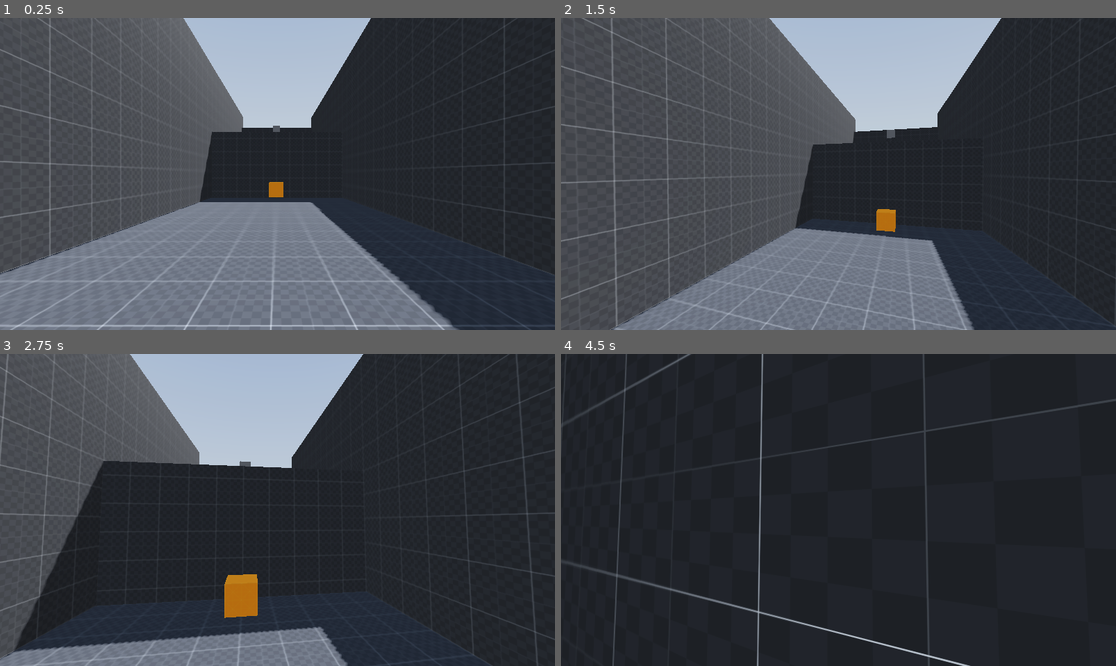
Above: before the commit, frames 1-4 (two rows, left to right).
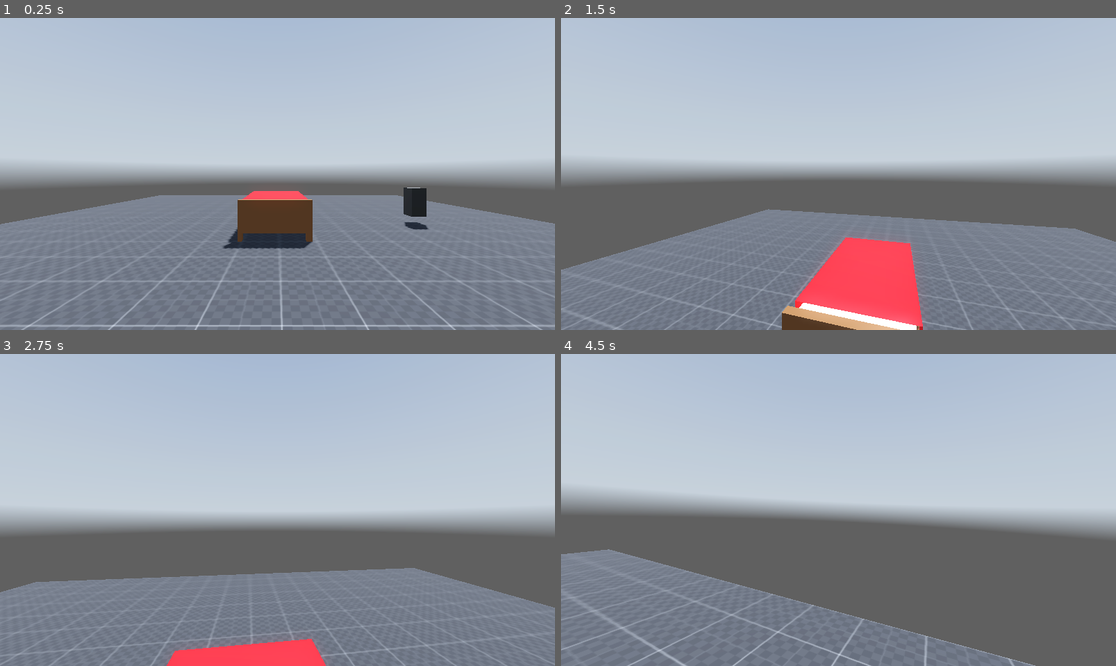
Above: after the commit, the same moments.

Repository: binary-soup/GMTK_2024
Game: Godot game, scene res://main.tscn
Same seed, same stepped clock (60 frames per second), same inputs: the game is played once before the commit and once after it. A sky picture missing from this copy of the repository is replaced by a grey-blue gradient.
Inputs (mouse positions are in pixels of both pictures, inside the frame that each line leads up to):
- Up to frame 1 (0.25 s): no input
- Up to frame 2 (1.5 s): move the mouse to (866, 174) at 0.52 s; hold Ctrl (crouch) 0.53-1.28 s; hold W (forward) from 0.53 s (still down); tap Space (jump) at 0.77, 1.07 s; tap E (grab) at 0.8, 1.35 s; move the mouse to (810, 174) at 1.27 s
- Up to frame 3 (2.75 s): keep holding W (forward); tap Space (jump) at 1.52, 1.55, 1.82, 2.1 s; move the mouse to (288, 503) at 2.02 s; hold Ctrl (crouch) from 2.03 s (still down)
- Up to frame 4 (4.5 s): keep holding W (forward); move the mouse to (832, 516) at 2.77 s; release Ctrl (crouch) at 2.78 s; tap Ctrl (crouch) at 2.85 s; tap Space (jump) at 3.02, 3.32, 3.77, 3.8, 4.07 s; tap E (grab) at 3.05, 3.6 s; move the mouse to (877, 513) at 3.52 s; move the mouse to (794, 506) at 4.27 s; click (794, 506) at 4.35 s

The runs differ from the first frame. In frame 1, 69% of the frame differs, in the area x 0-100%, y 0-100%; in frame 2, 78%; in frame 3, 86%; in frame 4, 100%.

Commit message:
end of day

Diff:
--- a/main.tscn
+++ b/main.tscn
@@ -3,7 +3,7 @@
 [ext_resource type="Script" path="res://main.gd" id="1_wbl0i"]
 [ext_resource type="Texture2D" uid="uid://ggiy26baovxx" path="res://assets/kloofendal_48d_partly_cloudy_puresky_2k.hdr" id="2_a688t"]
 [ext_resource type="PackedScene" uid="uid://cea8sd3tqu26" path="res://scenes/player.tscn" id="3_2dduu"]
-[ext_resource type="PackedScene" uid="uid://dtx4fln5ixibm" path="res://scenes/stages/stage_1.tscn" id="4_wsbnj"]
+[ext_resource type="PackedScene" uid="uid://c7edatfuy3ibe" path="res://scenes/house_stage.tscn" id="4_syopl"]
 [ext_resource type="Script" path="res://pause_menu.gd" id="5_tl7ko"]
 
 [sub_resource type="PanoramaSkyMaterial" id="PanoramaSkyMaterial_lcygp"]
@@ -35,7 +35,7 @@
 
 [node name="Stages" type="Node3D" parent="."]
 
-[node name="Stage1" parent="Stages" instance=ExtResource("4_wsbnj")]
+[node name="HouseStage" parent="Stages" instance=ExtResource("4_syopl")]
 
 [node name="PauseMenu" type="Node" parent="."]
 process_mode = 3
--- /dev/null
+++ b/scenes/glass.tscn
@@ -0,0 +1,12 @@
+[gd_scene load_steps=3 format=3 uid="uid://b3vauentysmv4"]
+
+[ext_resource type="Texture2D" uid="uid://omayqgjed4ur" path="res://assets/glass.png" id="1_1cg7h"]
+
+[sub_resource type="StandardMaterial3D" id="StandardMaterial3D_q3wh4"]
+transparency = 1
+albedo_texture = ExtResource("1_1cg7h")
+
+[node name="Glass" type="CSGBox3D"]
+use_collision = true
+collision_mask = 0
+material = SubResource("StandardMaterial3D_q3wh4")
--- a/scenes/gs_box.gd
+++ b/scenes/gs_box.gd
@@ -1,11 +1,12 @@
-extends GSRigidBase
+extends RigidBody3D
 
-func _on_gs_val_changed(val: float):
+@onready var gs_node: GSNode = $CollisionShape3D/GSNode
+@onready var mesh: CSGBox3D = $CollisionShape3D/Mesh
+
+
+func _on_gs_node_gs_val_changed(val: float) -> void:
 	var size := Vector3(val, val, val)
 
+	mass = val
 	mesh.material.uv1_scale = size
 	mesh.material.uv1_offset = -size/2.0 + Vector3(0.5, 0.5, 0.5)
-
-
-func is_grabable() -> bool:
-	return gs_val < 0.8
--- a/scenes/gs_box.tscn
+++ b/scenes/gs_box.tscn
@@ -1,7 +1,8 @@
-[gd_scene load_steps=5 format=3 uid="uid://cla42wju8485e"]
+[gd_scene load_steps=6 format=3 uid="uid://cla42wju8485e"]
 
 [ext_resource type="Script" path="res://scenes/gs_box.gd" id="1_o2r7w"]
 [ext_resource type="Texture2D" uid="uid://dqp66onvopebe" path="res://assets/texture_05.png" id="1_sh5cs"]
+[ext_resource type="Script" path="res://scenes/gs_node.gd" id="3_qn8x0"]
 
 [sub_resource type="BoxShape3D" id="BoxShape3D_j6yud"]
 
@@ -17,5 +18,11 @@
 [node name="CollisionShape3D" type="CollisionShape3D" parent="."]
 shape = SubResource("BoxShape3D_j6yud")
 
-[node name="Mesh" type="CSGBox3D" parent="."]
+[node name="Mesh" type="CSGBox3D" parent="CollisionShape3D"]
 material = SubResource("StandardMaterial3D_bwxun")
+
+[node name="GSNode" type="Node3D" parent="CollisionShape3D"]
+script = ExtResource("3_qn8x0")
+GS_MAX_VAL = 4.0
+
+[connection signal="gs_val_changed" from="CollisionShape3D/GSNode" to="." method="_on_gs_node_gs_val_changed"]
--- /dev/null
+++ b/scenes/gs_node.gd
@@ -0,0 +1,40 @@
+extends Node3D
+class_name GSNode
+
+signal gs_val_changed(val: float)
+
+# gs constants
+@export var GS_MAX_VAL := 2.0
+@export var GS_MIN_VAL := 0.5
+@export var GS_SPEED_MULTIPLIER := 1.0
+@export var gs_disabled := false
+
+# grabbable constants
+@export var MAX_GRAB_SIZE := -1.0
+
+
+var gs_val : float = 1.0 :
+	get:
+		return gs_val
+	set(val):
+		if gs_disabled:
+			return
+
+		gs_val = val
+		_set_gs_val(val)
+
+
+func shrink(speed: float) -> void:
+	gs_val = lerp(gs_val, GS_MIN_VAL, speed * GS_SPEED_MULTIPLIER)
+
+
+func grow(speed: float) -> void:
+	gs_val = lerp(gs_val, GS_MAX_VAL, speed * GS_SPEED_MULTIPLIER)
+
+
+func _set_gs_val(val: float):
+	emit_signal("gs_val_changed", val)
+
+
+func is_grabbable() -> bool:
+	return gs_val < MAX_GRAB_SIZE
--- a/scenes/gs_rigid_base.gd
+++ /dev/null
@@ -1,41 +0,0 @@
-extends RigidBody3D
-class_name GSRigidBase
-
-# nodes
-@onready var mesh: CSGBox3D = $Mesh
-@onready var collision: CollisionShape3D = $CollisionShape3D
-
-# gs constants
-@export var GS_MAX_VAL := 2.0
-@export var GS_MIN_VAL := 0.5
-@export var GS_SPEED_MULTIPLIER := 1.0
-
-
-var gs_val : float = 1.0 :
-	get:
-		return gs_val
-	set(val):
-		gs_val = val
-		_set_gs_val(val)
-
-
-func gs_shrink(speed: float) -> void:
-	gs_val = lerp(gs_val, GS_MIN_VAL, speed * GS_SPEED_MULTIPLIER)
-
-
-func gs_grow(speed: float) -> void:
-	gs_val = lerp(gs_val, GS_MAX_VAL, speed * GS_SPEED_MULTIPLIER)
-
-
-func _set_gs_val(val: float):
-	var size := Vector3(val, val, val)
-	mass = val
-
-	collision.scale = size
-	mesh.scale = size
-
-	_on_gs_val_changed(val)
-
-
-func _on_gs_val_changed(val: float) -> void:
-	pass
--- /dev/null
+++ b/scenes/house_stage.tscn
@@ -0,0 +1,17 @@
+[gd_scene load_steps=4 format=3 uid="uid://c7edatfuy3ibe"]
+
+[ext_resource type="PackedScene" uid="uid://bvlwyr8ojl7rr" path="res://static_box.tscn" id="1_2ntwy"]
+[ext_resource type="PackedScene" uid="uid://ca7kb3haw7d3n" path="res://scenes/objects/bed.tscn" id="2_mmdyh"]
+[ext_resource type="PackedScene" uid="uid://cntfhl6hllh6c" path="res://scenes/speaker.tscn" id="3_jplo5"]
+
+[node name="HouseStage" type="Node3D"]
+
+[node name="StaticBox" parent="." instance=ExtResource("1_2ntwy")]
+transform = Transform3D(1, 0, 0, 0, 1, 0, 0, 0, 1, 0.128845, 0, 0)
+size = Vector3(20, 1, 20)
+
+[node name="Bed" parent="." instance=ExtResource("2_mmdyh")]
+transform = Transform3D(1, 0, 0, 0, 1, 0, 0, 0, 1, 0, 0.747392, 0)
+
+[node name="Speaker" parent="." instance=ExtResource("3_jplo5")]
+transform = Transform3D(1, 0, 0, 0, 1, 0, 0, 0, 1, 5.07281, 1.57417, 0)
--- /dev/null
+++ b/scenes/objects/bed.gd
@@ -0,0 +1,30 @@
+extends RigidBody3D
+
+@onready var collision_shape: CollisionShape3D = $CollisionShape3D
+@onready var gs_node: GSNode = $GSNode
+
+@export var JUMP_BOOST := 3.0
+var player : Player
+
+
+func _physics_process(_delta: float) -> void:
+	if player:
+		player.set_jump_boost(JUMP_BOOST * gs_node.gs_val)
+
+
+func _on_gs_node_gs_val_changed(val: float) -> void:
+	var size := Vector3(val, val, val)
+
+	mass = val
+	collision_shape.scale = size
+
+
+func _on_bounce_pad_body_entered(body: Node3D) -> void:
+	if body is Player:
+		player = body
+
+
+func _on_bounce_pad_body_exited(body: Node3D) -> void:
+	if body is Player:
+		player.set_jump_boost(0.0)
+		player = null
--- /dev/null
+++ b/scenes/objects/bed.tscn
@@ -0,0 +1,42 @@
+[gd_scene load_steps=6 format=3 uid="uid://ca7kb3haw7d3n"]
+
+[ext_resource type="PackedScene" uid="uid://vlv4c6xjblbl" path="res://assets/models/bed_1.glb" id="1_sbeyu"]
+[ext_resource type="Script" path="res://scenes/objects/bed.gd" id="1_vkfxp"]
+[ext_resource type="Script" path="res://scenes/gs_node.gd" id="3_upqf4"]
+
+[sub_resource type="BoxShape3D" id="BoxShape3D_yvh8r"]
+size = Vector3(2.00873, 1.08887, 4.01355)
+
+[sub_resource type="BoxShape3D" id="BoxShape3D_d5gwl"]
+size = Vector3(1.84091, 0.619629, 3.31372)
+
+[node name="Bed" type="RigidBody3D"]
+collision_layer = 22
+collision_mask = 3
+script = ExtResource("1_vkfxp")
+
+[node name="CollisionShape3D" type="CollisionShape3D" parent="."]
+transform = Transform3D(1, 0, 0, 0, 1, 0, 0, 0, 1, 0.00338745, 0.221191, -0.000305176)
+shape = SubResource("BoxShape3D_yvh8r")
+
+[node name="Mesh" parent="CollisionShape3D" instance=ExtResource("1_sbeyu")]
+transform = Transform3D(1, 0, 0, 0, 1, 0, 0, 0, 1, 0.00436401, -0.0654859, 0.00144958)
+
+[node name="BouncePad" type="Area3D" parent="CollisionShape3D"]
+transform = Transform3D(1, 0, 0, 0, 1, 0, 0, 0, 1, -0.00338745, -0.221191, 0.000305176)
+collision_layer = 0
+collision_mask = 8
+
+[node name="CollisionShape3D" type="CollisionShape3D" parent="CollisionShape3D/BouncePad"]
+transform = Transform3D(1, 0, 0, 0, 1, 0, 0, 0, 1, 0.00730896, 0.470466, -0.109497)
+shape = SubResource("BoxShape3D_d5gwl")
+
+[node name="GSNode" type="Node3D" parent="."]
+script = ExtResource("3_upqf4")
+GS_MAX_VAL = 1.5
+GS_MIN_VAL = 0.2
+MAX_GRAB_SIZE = 0.3
+
+[connection signal="body_entered" from="CollisionShape3D/BouncePad" to="." method="_on_bounce_pad_body_entered"]
+[connection signal="body_exited" from="CollisionShape3D/BouncePad" to="." method="_on_bounce_pad_body_exited"]
+[connection signal="gs_val_changed" from="GSNode" to="." method="_on_gs_node_gs_val_changed"]
--- a/scenes/player.gd
+++ b/scenes/player.gd
@@ -1,4 +1,5 @@
 extends CharacterBody3D
+class_name Player
 
 # nodes
 @onready var neck: Node3D = $Neck
@@ -28,7 +29,9 @@
 @export var WALK_SPEED := 5.0
 @export var SPRINT_SPEED := 8.0
 @export var CROUCH_SPEED := 3.0
+
 @export var JUMP_SPEED := 5.5
+var jump_boost := 0.0
 
 var prev_velocity : Vector3
 var input_dir : Vector2
@@ -71,6 +74,10 @@
 	WALK, SPRINT, CROUCH, SLIDE
 }
 var move_state := MOVE_STATE.WALK
+
+
+func set_jump_boost(val: float) -> void:
+	jump_boost = val
 
 
 func _ready() -> void:
@@ -229,7 +236,8 @@
 
 func _handle_jump() -> void:
 	if Input.is_action_just_pressed("jump") and !crouch_ray_cast.is_colliding():
-		velocity.y = JUMP_SPEED
+		velocity.y = JUMP_SPEED + jump_boost
+
 		eyes_anim.play("jump")
 		_end_slide()
 
@@ -280,9 +288,15 @@
 	if not grab_ray_cast.is_colliding():
 		return
 
-	var obj : RigidBody3D = grab_ray_cast.get_collider()
-	if obj.is_grabable():
+	var obj = grab_ray_cast.get_collider()
+	var gs_obj := _get_gs_obj(obj)
+
+	if obj and gs_obj.is_grabbable():
 		_grab_object(obj)
+
+
+func _get_gs_obj(parent: Node3D) -> GSNode:
+	return parent.find_child("GSNode")
 
 
 func _handle_throwing() -> void:
--- a/scenes/radio.gd
+++ /dev/null
@@ -1,21 +0,0 @@
-extends GSRigidBase
-
-# nodes
-@onready var audio_player: AudioStreamPlayer3D = $Mesh/AudioStreamPlayer3D
-
-# audio constants
-var BASE_VOLUME : float
-@export var VOLUME_CHANGE := 5.0
-
-
-func _ready() -> void:
-	BASE_VOLUME = audio_player.volume_db
-
-
-func _on_gs_val_changed(val: float):
-	audio_player.volume_db = BASE_VOLUME + (val*VOLUME_CHANGE - VOLUME_CHANGE)
-	audio_player.pitch_scale = 1/val
-
-
-func is_grabable() -> bool:
-	return gs_val < 0.6
--- a/scenes/radio.tscn
+++ /dev/null
@@ -1,32 +0,0 @@
-[gd_scene load_steps=5 format=3 uid="uid://cntfhl6hllh6c"]
-
-[ext_resource type="AudioStream" uid="uid://bcsv85dbvrnxo" path="res://assets/rhythm_factory.mp3" id="1_06eo5"]
-[ext_resource type="Script" path="res://scenes/radio.gd" id="1_i34ts"]
-
-[sub_resource type="BoxShape3D" id="BoxShape3D_bpb7c"]
-size = Vector3(0.7, 0.7, 0.7)
-
-[sub_resource type="StandardMaterial3D" id="StandardMaterial3D_ncjdp"]
-albedo_color = Color(0.446777, 0.446777, 0.446777, 1)
-
-[node name="Radio" type="RigidBody3D"]
-collision_layer = 22
-collision_mask = 3
-script = ExtResource("1_i34ts")
-
-[node name="CollisionShape3D" type="CollisionShape3D" parent="."]
-transform = Transform3D(1, 0, 0, 0, 1, 0, 0, 0, 1, 0, 0.35, 0)
-shape = SubResource("BoxShape3D_bpb7c")
-
-[node name="Mesh" type="CSGBox3D" parent="."]
-transform = Transform3D(1, 0, 0, 0, 1, 0, 0, 0, 1, 0, 0.35, 0)
-size = Vector3(0.7, 0.7, 0.7)
-material = SubResource("StandardMaterial3D_ncjdp")
-
-[node name="AudioStreamPlayer3D" type="AudioStreamPlayer3D" parent="Mesh"]
-transform = Transform3D(1, 0, 0, 0, 1, 0, 0, 0, 1, 0, 0, 0.376658)
-stream = ExtResource("1_06eo5")
-volume_db = -20.0
-unit_size = 15.0
-max_db = -10.0
-autoplay = true
--- /dev/null
+++ b/scenes/scale.gd
@@ -0,0 +1,11 @@
+extends Node3D
+
+@export var LIFT_SPEED := 2.0
+@onready var gs_node: GSNode = $CounterWeight/GSNode
+@onready var anim_player: AnimationPlayer = $AnimationPlayer
+
+
+func _on_gs_node_gs_val_changed(val: float) -> void:
+	if val >= gs_node.GS_MAX_VAL-0.1:
+		anim_player.play("move")
+		gs_node.gs_disabled = true
--- /dev/null
+++ b/scenes/scale.tscn
@@ -0,0 +1,89 @@
+[gd_scene load_steps=11 format=3 uid="uid://ti8oiqal5vwg"]
+
+[ext_resource type="PackedScene" uid="uid://b3vauentysmv4" path="res://scenes/glass.tscn" id="1_kf3ay"]
+[ext_resource type="Script" path="res://scenes/scale.gd" id="1_npauk"]
+[ext_resource type="Texture2D" uid="uid://cmxp7e7bg3rv" path="res://assets/counter_weight.png" id="2_863sg"]
+[ext_resource type="Texture2D" uid="uid://ddl2y2vh3ugi8" path="res://assets/lift.png" id="3_3cmtg"]
+[ext_resource type="Script" path="res://scenes/gs_node.gd" id="3_rhwr0"]
+
+[sub_resource type="StandardMaterial3D" id="StandardMaterial3D_mlbdo"]
+albedo_texture = ExtResource("2_863sg")
+
+[sub_resource type="StandardMaterial3D" id="StandardMaterial3D_gssck"]
+albedo_texture = ExtResource("3_3cmtg")
+
+[sub_resource type="Animation" id="Animation_jheub"]
+length = 0.001
+tracks/0/type = "position_3d"
+tracks/0/imported = false
+tracks/0/enabled = true
+tracks/0/path = NodePath("CounterWeight")
+tracks/0/interp = 1
+tracks/0/loop_wrap = true
+tracks/0/keys = PackedFloat32Array(0, 1, -2, 9.5, 0)
+tracks/1/type = "position_3d"
+tracks/1/imported = false
+tracks/1/enabled = true
+tracks/1/path = NodePath("Lift")
+tracks/1/interp = 1
+tracks/1/loop_wrap = true
+tracks/1/keys = PackedFloat32Array(0, 1, 2, 0.5, 0)
+
+[sub_resource type="Animation" id="Animation_t8fdu"]
+resource_name = "move"
+length = 3.0
+tracks/0/type = "position_3d"
+tracks/0/imported = false
+tracks/0/enabled = true
+tracks/0/path = NodePath("CounterWeight")
+tracks/0/interp = 1
+tracks/0/loop_wrap = true
+tracks/0/keys = PackedFloat32Array(0, 1, -2, 9.5, 0, 3, 1, -2, 0.5, 0)
+tracks/1/type = "position_3d"
+tracks/1/imported = false
+tracks/1/enabled = true
+tracks/1/path = NodePath("Lift")
+tracks/1/interp = 1
+tracks/1/loop_wrap = true
+tracks/1/keys = PackedFloat32Array(0, 1, 2, 0.5, 0, 3, 1, 2, 9.5, 0)
+
+[sub_resource type="AnimationLibrary" id="AnimationLibrary_f3lc6"]
+_data = {
+"RESET": SubResource("Animation_jheub"),
+"move": SubResource("Animation_t8fdu")
+}
+
+[node name="Scale" type="Node3D"]
+script = ExtResource("1_npauk")
+
+[node name="Glass" parent="." instance=ExtResource("1_kf3ay")]
+transform = Transform3D(1, 0, 0, 0, 1, 0, 0, 0, 1, 0, 5, 0)
+size = Vector3(1, 10, 3)
+
+[node name="CounterWeight" type="CSGBox3D" parent="."]
+transform = Transform3D(1, 0, 0, 0, 1, 0, 0, 0, 1, -2, 9.5, 0)
+use_collision = true
+collision_layer = 17
+collision_mask = 0
+size = Vector3(0.5, 0.5, 0.5)
+material = SubResource("StandardMaterial3D_mlbdo")
+
+[node name="GSNode" type="Node3D" parent="CounterWeight"]
+script = ExtResource("3_rhwr0")
+GS_MAX_VAL = 3.0
+GS_MIN_VAL = 1.0
+
+[node name="Lift" type="CSGBox3D" parent="."]
+transform = Transform3D(1, 0, 0, 0, 1, 0, 0, 0, 1, 2, 0.5, 0)
+use_collision = true
+collision_layer = 17
+collision_mask = 0
+size = Vector3(3, 1, 3)
+material = SubResource("StandardMaterial3D_gssck")
+
+[node name="AnimationPlayer" type="AnimationPlayer" parent="."]
+libraries = {
+"": SubResource("AnimationLibrary_f3lc6")
+}
+
+[connection signal="gs_val_changed" from="CounterWeight/GSNode" to="." method="_on_gs_node_gs_val_changed"]
--- /dev/null
+++ b/scenes/speaker.gd
@@ -0,0 +1,26 @@
+extends RigidBody3D
+
+# nodes
+@onready var collision_shape: CollisionShape3D = $CollisionShape3D
+@onready var gs_node: GSNode = $CollisionShape3D/GSNode
+@onready var audio_player: AudioStreamPlayer3D = $CollisionShape3D/AudioStreamPlayer3D
+
+# audio constants
+var BASE_VOLUME : float
+@export var VOLUME_CHANGE := 5.0
+
+
+func _ready() -> void:
+	BASE_VOLUME = audio_player.volume_db
+
+
+func _on_gs_node_gs_val_changed(val: float):
+	var size := Vector3(val, val, val)
+
+	collision_shape.scale = size
+	audio_player.volume_db = BASE_VOLUME + (val*VOLUME_CHANGE - VOLUME_CHANGE)
+	audio_player.pitch_scale = 1/val
+
+
+func is_grabable() -> bool:
+	return gs_node.gs_val < 0.6
--- /dev/null
+++ b/scenes/speaker.tscn
@@ -0,0 +1,34 @@
+[gd_scene load_steps=6 format=3 uid="uid://cntfhl6hllh6c"]
+
+[ext_resource type="Script" path="res://scenes/speaker.gd" id="1_hulo3"]
+[ext_resource type="Script" path="res://scenes/gs_node.gd" id="2_vsnrk"]
+[ext_resource type="AudioStream" uid="uid://bcsv85dbvrnxo" path="res://assets/rhythm_factory.mp3" id="3_2et3l"]
+[ext_resource type="PackedScene" uid="uid://c8isvdonwei25" path="res://assets/models/speaker.glb" id="4_ogccu"]
+
+[sub_resource type="BoxShape3D" id="BoxShape3D_bpb7c"]
+size = Vector3(0.517462, 0.995435, 0.50625)
+
+[node name="Speaker" type="RigidBody3D"]
+collision_layer = 22
+collision_mask = 3
+script = ExtResource("1_hulo3")
+
+[node name="CollisionShape3D" type="CollisionShape3D" parent="."]
+shape = SubResource("BoxShape3D_bpb7c")
+
+[node name="GSNode" type="Node3D" parent="CollisionShape3D"]
+script = ExtResource("2_vsnrk")
+GS_MIN_VAL = 0.25
+MAX_GRAB_SIZE = 0.4
+
+[node name="AudioStreamPlayer3D" type="AudioStreamPlayer3D" parent="CollisionShape3D"]
+transform = Transform3D(-0.165564, 0, -0.986199, 0, 1, 0, 0.986199, 0, -0.165564, 0.305265, -0.0223622, -0.0272104)
+stream = ExtResource("3_2et3l")
+volume_db = -20.0
+unit_size = 15.0
+max_db = -10.0
+autoplay = true
+
+[node name="Mesh" parent="CollisionShape3D" instance=ExtResource("4_ogccu")]
+
+[connection signal="gs_val_changed" from="CollisionShape3D/GSNode" to="." method="_on_gs_node_gs_val_changed"]
--- a/scenes/stages/stage_1.tscn
+++ b/scenes/stages/stage_1.tscn
@@ -1,13 +1,18 @@
-[gd_scene load_steps=4 format=3 uid="uid://dtx4fln5ixibm"]
+[gd_scene load_steps=5 format=3 uid="uid://dtx4fln5ixibm"]
 
 [ext_resource type="PackedScene" uid="uid://bvlwyr8ojl7rr" path="res://static_box.tscn" id="1_0h53x"]
 [ext_resource type="PackedScene" uid="uid://cla42wju8485e" path="res://scenes/gs_box.tscn" id="2_mb10r"]
-[ext_resource type="PackedScene" uid="uid://cntfhl6hllh6c" path="res://scenes/radio.tscn" id="3_mrj7y"]
+[ext_resource type="PackedScene" uid="uid://cntfhl6hllh6c" path="res://scenes/speaker.tscn" id="3_mrj7y"]
+[ext_resource type="PackedScene" uid="uid://ti8oiqal5vwg" path="res://scenes/scale.tscn" id="4_8qqth"]
 
 [node name="Stage1" type="Node3D"]
 
 [node name="Floor" parent="." instance=ExtResource("1_0h53x")]
 size = Vector3(10, 1, 16)
+
+[node name="Floor2" parent="." instance=ExtResource("1_0h53x")]
+transform = Transform3D(1, 0, 0, 0, 1, 0, 0, 0, 1, 0.25, 7.5, -27)
+size = Vector3(7.5, 1, 4)
 
 [node name="Ledge" parent="." instance=ExtResource("1_0h53x")]
 transform = Transform3D(1, 0, 0, 0, 1, 0, 0, 0, 1, 0, 3, -14.5)
@@ -15,23 +20,40 @@
 
 [node name="Ledge2" parent="." instance=ExtResource("1_0h53x")]
 transform = Transform3D(1, 0, 0, 0, 1, 0, 0, 0, 1, 0, 7, -23)
-size = Vector3(10, 3.5, 4)
+size = Vector3(10, 3, 4)
 
 [node name="LeftWall" parent="." instance=ExtResource("1_0h53x")]
-transform = Transform3D(1, 0, 0, 0, 1, 0, 0, 0, 1, -5.38012, 5.5235, -7.01589)
-size = Vector3(1, 10, 30)
+transform = Transform3D(1, 0, 0, 0, 1, 0, 0, 0, 1, -5.38012, 5.5235, -8.51589)
+size = Vector3(1, 10, 33)
 
 [node name="RightWall" parent="." instance=ExtResource("1_0h53x")]
-transform = Transform3D(1, 0, 0, 0, 1, 0, 0, 0, 1, 5.5, 5.5, -7)
-size = Vector3(1, 10, 30)
+transform = Transform3D(1, 0, 0, 0, 1, 0, 0, 0, 1, 5.5, 5.5, -8.5)
+size = Vector3(1, 10, 33)
+
+[node name="RightWall2" parent="." instance=ExtResource("1_0h53x")]
+transform = Transform3D(1, 0, 0, 0, 1, 0, 0, 0, 1, 4.75, 13.5, -27.5)
+size = Vector3(2.5, 10, 5)
+
+[node name="LeftWall2" parent="." instance=ExtResource("1_0h53x")]
+transform = Transform3D(1, 0, 0, 0, 1, 0, 0, 0, 1, -4.75, 13.25, -27.5)
+size = Vector3(2.5, 10.5, 5)
+
+[node name="LeftWall3" parent="." instance=ExtResource("1_0h53x")]
+transform = Transform3D(1, 0, 0, 0, 1, 0, 0, 0, 1, 0, 13.25, -29.5)
+size = Vector3(7, 10.5, 1)
+
+[node name="LeftWall4" parent="." instance=ExtResource("1_0h53x")]
+transform = Transform3D(1, 0, 0, 0, 1, 0, 0, 0, 1, -1.5, 13.25, -25.5)
+size = Vector3(4, 10.5, 1)
 
 [node name="GSBox" parent="." instance=ExtResource("2_mb10r")]
 transform = Transform3D(2, 0, 0, 0, 2, 0, 0, 0, 2, 0, 1.5, -7)
-GS_MAX_VAL = 4.0
 
 [node name="Speaker" parent="." instance=ExtResource("3_mrj7y")]
 transform = Transform3D(1, 0, 0, 0, 1, 0, 0, 0, 1, 0, 6.55291, -13.5)
-GS_MAX_VAL = 4.0
 
 [node name="StaticBox" parent="." instance=ExtResource("1_0h53x")]
 transform = Transform3D(1, 0, 0, 0, 1, 0, 0, 0, 1, 0, 6, -13.5)
+
+[node name="Scale" parent="." instance=ExtResource("4_8qqth")]
+transform = Transform3D(1, 0, 0, 0, 1, 0, 0, 0, 1, 0, 7.5, -27.5)
--- a/scenes/weapon.gd
+++ b/scenes/weapon.gd
@@ -31,11 +31,15 @@
 	var hit := ray_cast.get_collision_point()
 	beam.scale.z = (hit - beam.global_position).length()
 
-	var obj : Node3D = ray_cast.get_collider()
-	if not "gs_val" in obj:
+	var gs_obj : GSNode = _get_gs_obj()
+	if !gs_obj:
 		return
 
 	if ray_type == RAY_TYPE.GROW:
-		obj.gs_grow(0.1)
+		gs_obj.grow(0.1)
 	else:
-		obj.gs_shrink(0.1)
+		gs_obj.shrink(0.1)
+
+
+func _get_gs_obj() -> GSNode:
+	return ray_cast.get_collider().find_child("GSNode")
Binary file added: assets/counter_weight.png
Not shown, added: assets/counter_weight.png.import
Binary file added: assets/glass.png
Not shown, added: assets/glass.png.import
Binary file added: assets/lift.png
Not shown, added: assets/lift.png.import
Binary file added: assets/models/bed_1.glb
Not shown, added: assets/models/bed_1.glb.import
Binary file added: assets/models/speaker.glb
Not shown, added: assets/models/speaker.glb.import
Not shown, added: assets/glass.png~
